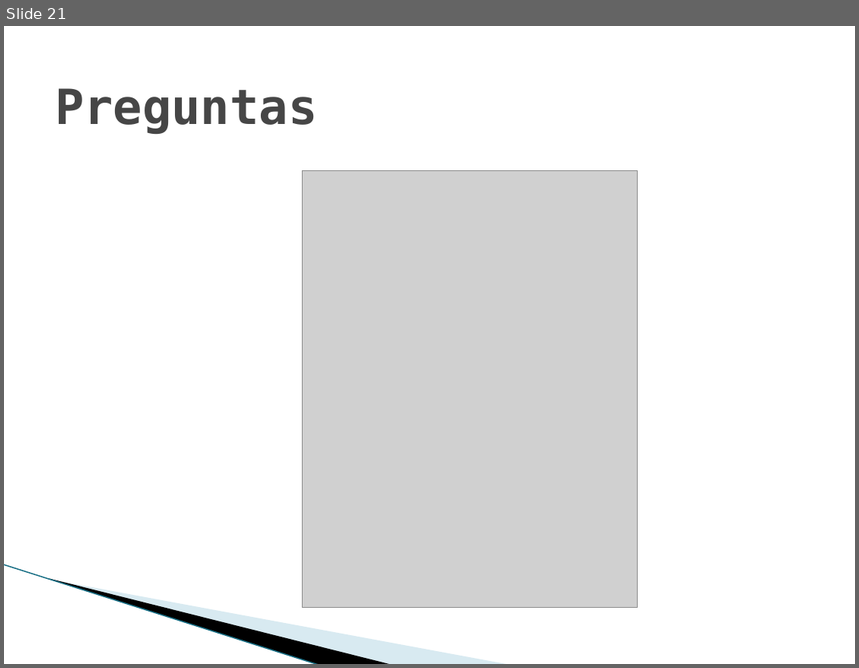
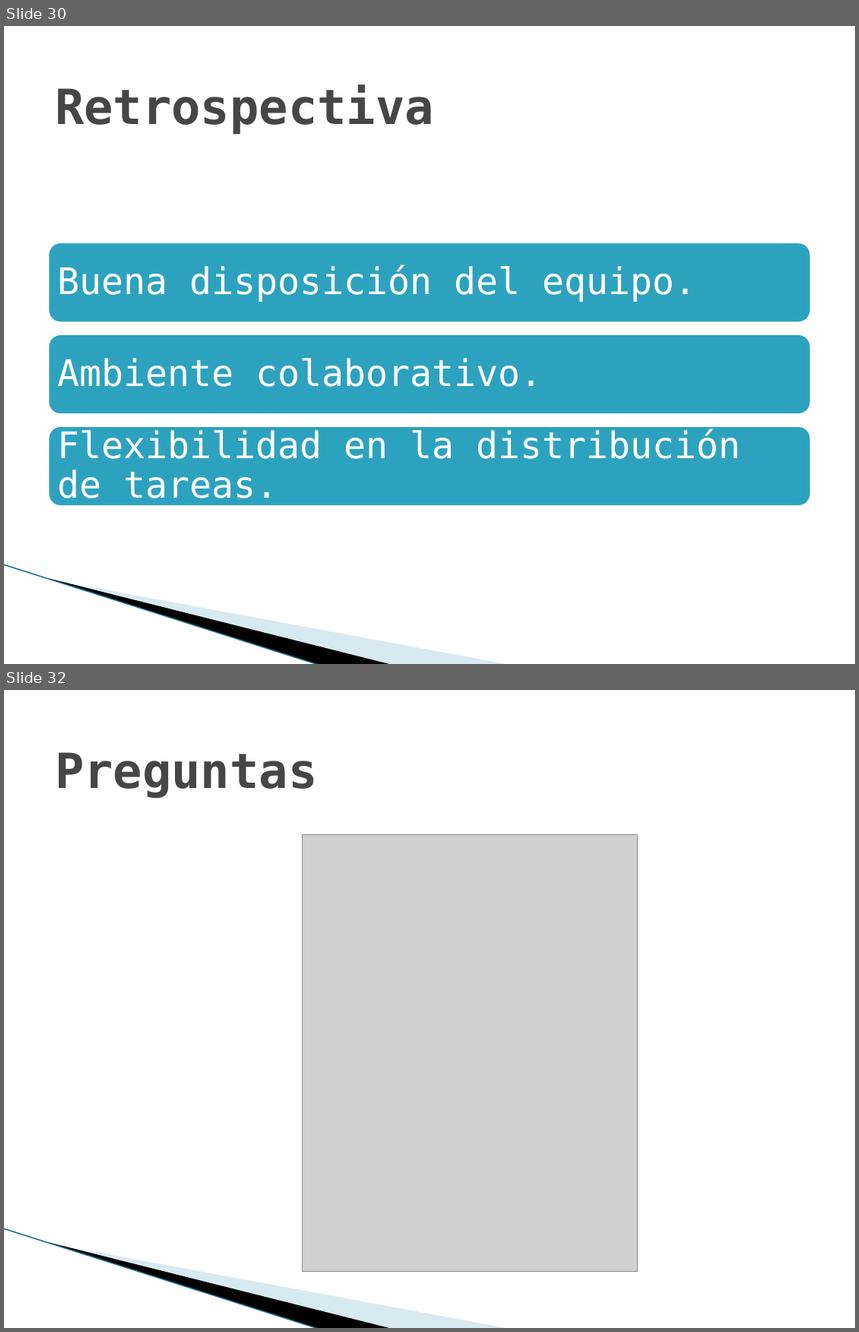
Before and after one commit to jlsarmientoh/tsp_change_counter, a slide deck: docs/NoteBook/Project cycle reports/TSPi – Ciclo 1.pptx. Shown one above the other, each under a label of ours: slide 21 before the commit, slides 30 and 32 after it; the slides between them are not shown. The pictures are 859x668 and 859x1332 pixels, drawn with LibreOffice and Linux fonts; fonts in the diff are those of the drawing; grey boxes stand for pictures; background and template pictures are left out. Boxes give left, top, right and bottom in pixels: in the first picture for what was removed or moved away, otherwise in the second. Text is boxed around its words. In the diff, an @@ line names an element or a change of style, - is before the commit and + after.

```diff
--- a/docs/NoteBook/Project cycle reports/TSPi – Ciclo 1.pptx
+++ b/docs/NoteBook/Project cycle reports/TSPi – Ciclo 1.pptx
@@ slide 30 added at [4, 26, 855, 664], background #FFFFFF; not listed: 3 template elements that a slide beside it also shows @@
@@ title added at [55, 85, 434, 134], 41 pt, text #464646, bold @@
+Retrospectiva
@@ group added at [47, 240, 813, 508]: 3 rounded rectangles, 3 texts @@
+Buena disposición del equipo.
+Ambiente colaborativo.
+Flexibilidad en la distribución de tareas.
@@ what was slide 21 is now slide 32 @@
```
Also in this commit, not shown: 13 other slides added, 3 slides removed, 1 other file.
